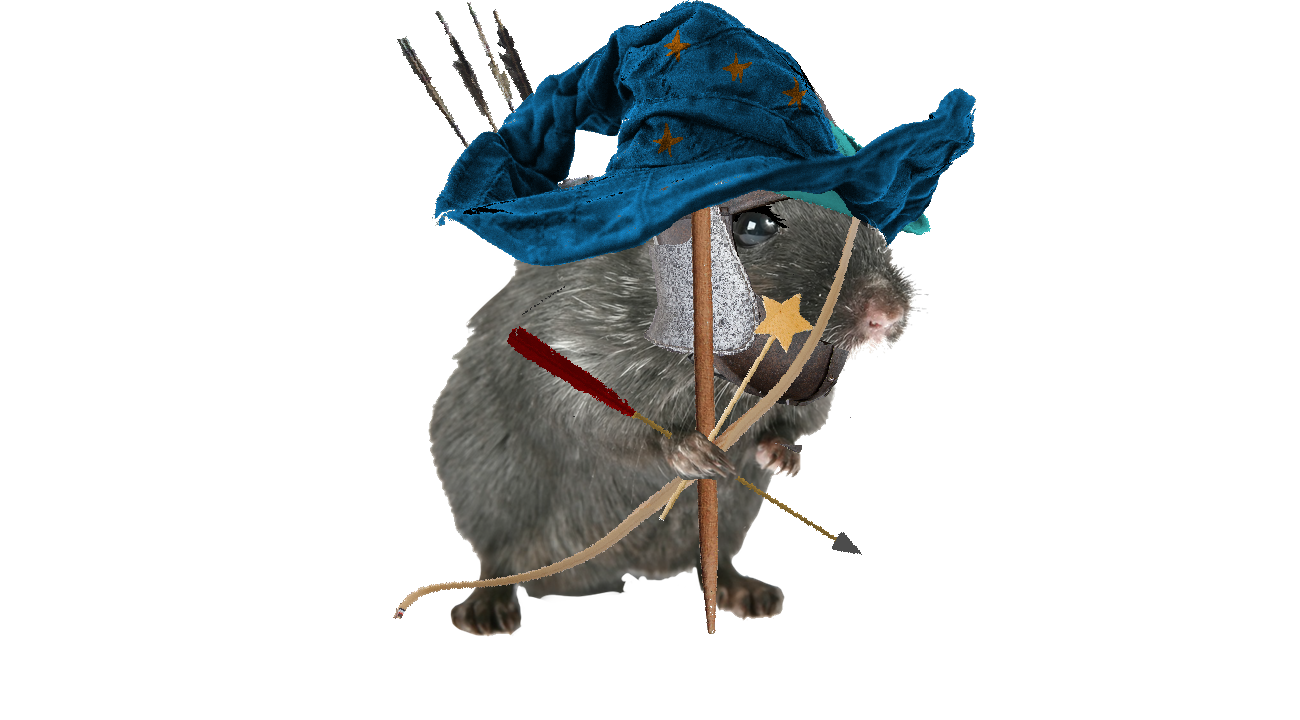
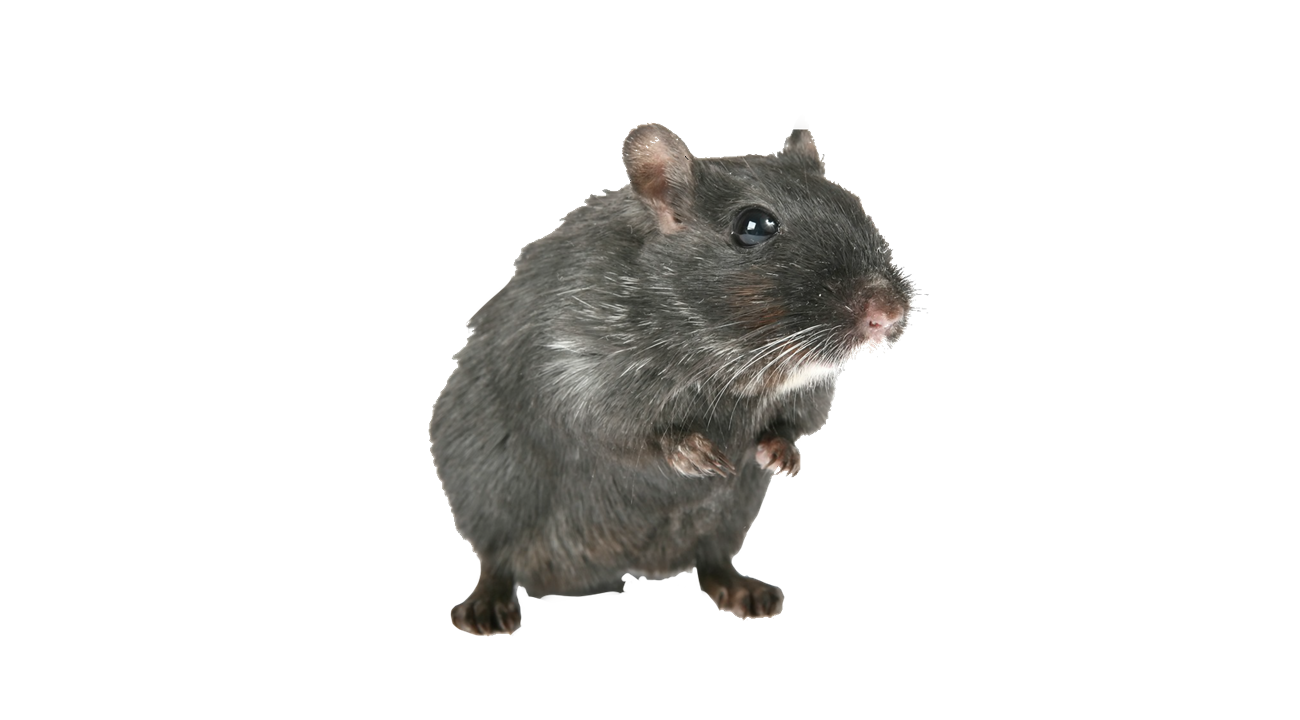
Before/after of a 1300 x 720 layered artwork. What changed in the layer stack:
hid "Sword", moved it out of group "Knight" over left=690, top=18, right=719, bottom=634
hid group "Wizard" (5 layers) over left=432, top=0, right=976, bottom=521
hid "BlueHat", painted on it over left=432, top=0, right=976, bottom=267
hid "RedHat", painted on it over left=432, top=0, right=976, bottom=267
painted on "Hat-Green" (1st of 2, in "Wizard") over left=432, top=0, right=976, bottom=267
hid group "Archer" (7 layers) over left=393, top=2, right=931, bottom=619
hid "Hat-Blue" over left=682, top=28, right=931, bottom=235
hid "Hat-red" over left=682, top=28, right=931, bottom=235
painted on "Hat-Green" (2nd of 2, in "Archer") over left=682, top=28, right=931, bottom=235
hid group "Knight" (4 layers) over left=561, top=18, right=929, bottom=634
hid "Helm1" over left=644, top=64, right=852, bottom=357
hid "Helm2" over left=647, top=67, right=881, bottom=453
hid "Helm3" over left=648, top=66, right=877, bottom=394
hid "Female" over left=714, top=199, right=789, bottom=228
painted on "Base" over left=432, top=114, right=917, bottom=634
